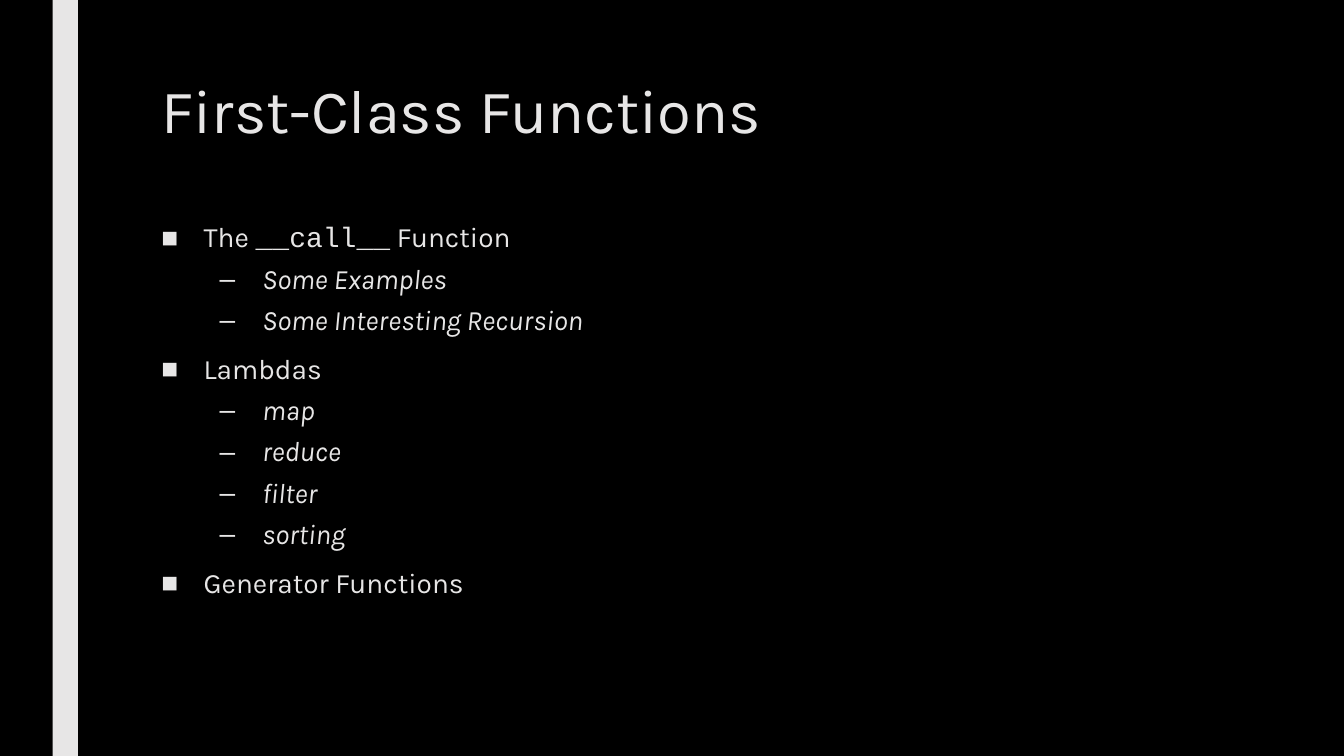
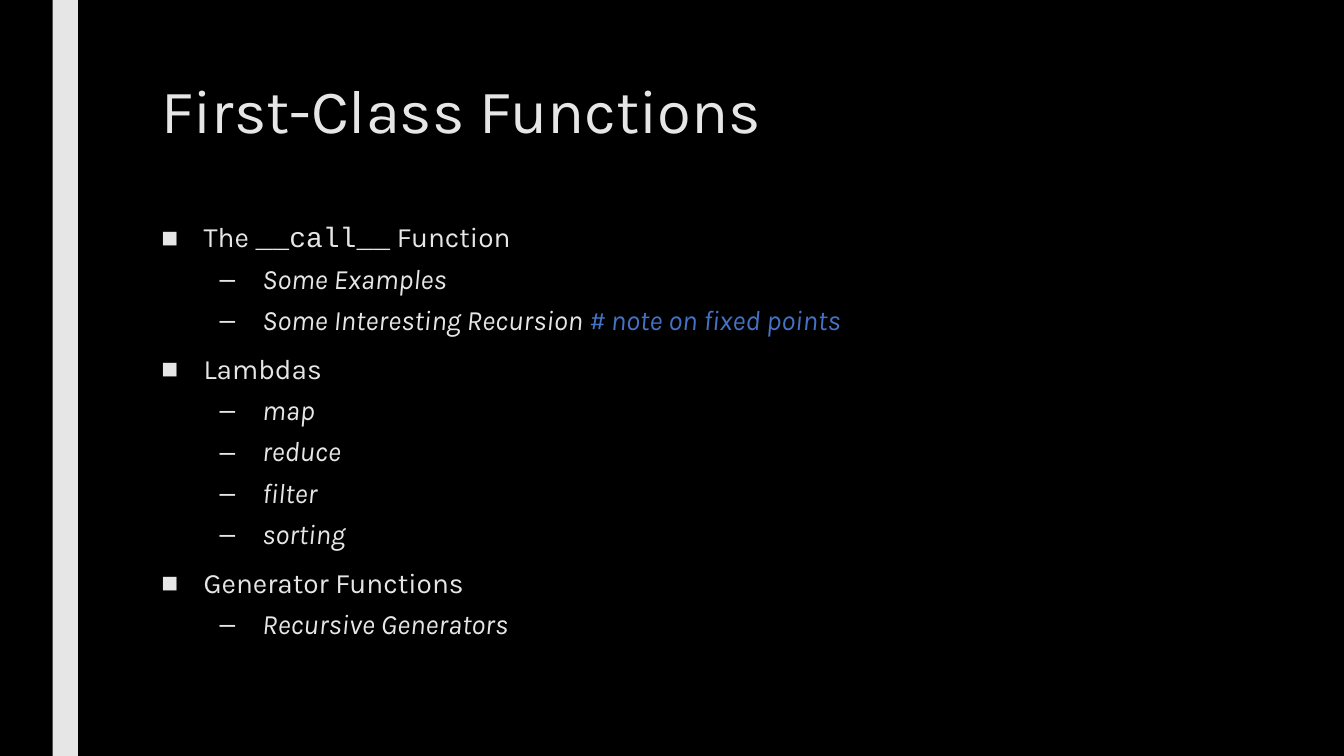
Before and after one commit to max7patek/metaprogramming, a slide deck: slide 2 of slides/02-FirstClassFunctions.pptx. Drawn at 1344x756 pixels with LibreOffice and Linux fonts; fonts in the diff are those of the drawing. Boxes give left, top, right and bottom in pixels: in the first picture for what was removed or moved away, otherwise in the second. Text is boxed around its words. In the diff, an @@ line names an element or a change of style, - is before the commit and + after.

```diff
--- a/slides/02-FirstClassFunctions.pptx
+++ b/slides/02-FirstClassFunctions.pptx
@@ text at (262,310,840,337): text changed @@
-  – Some Interesting Recursion
+  – Some Interesting Recursion # note on fixed points
@@ text at (262,615,508,635): paragraph added @@
+  – Recursive Generators
```
Also in this commit, not shown: 3 other slides changed, 2 slides added, 2 slides removed, 1 other file.
